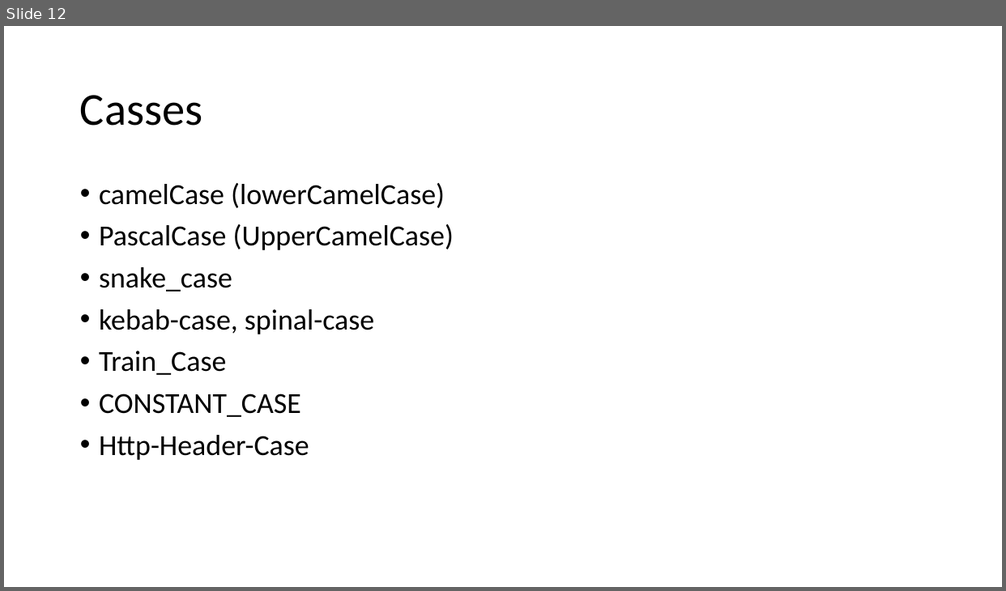
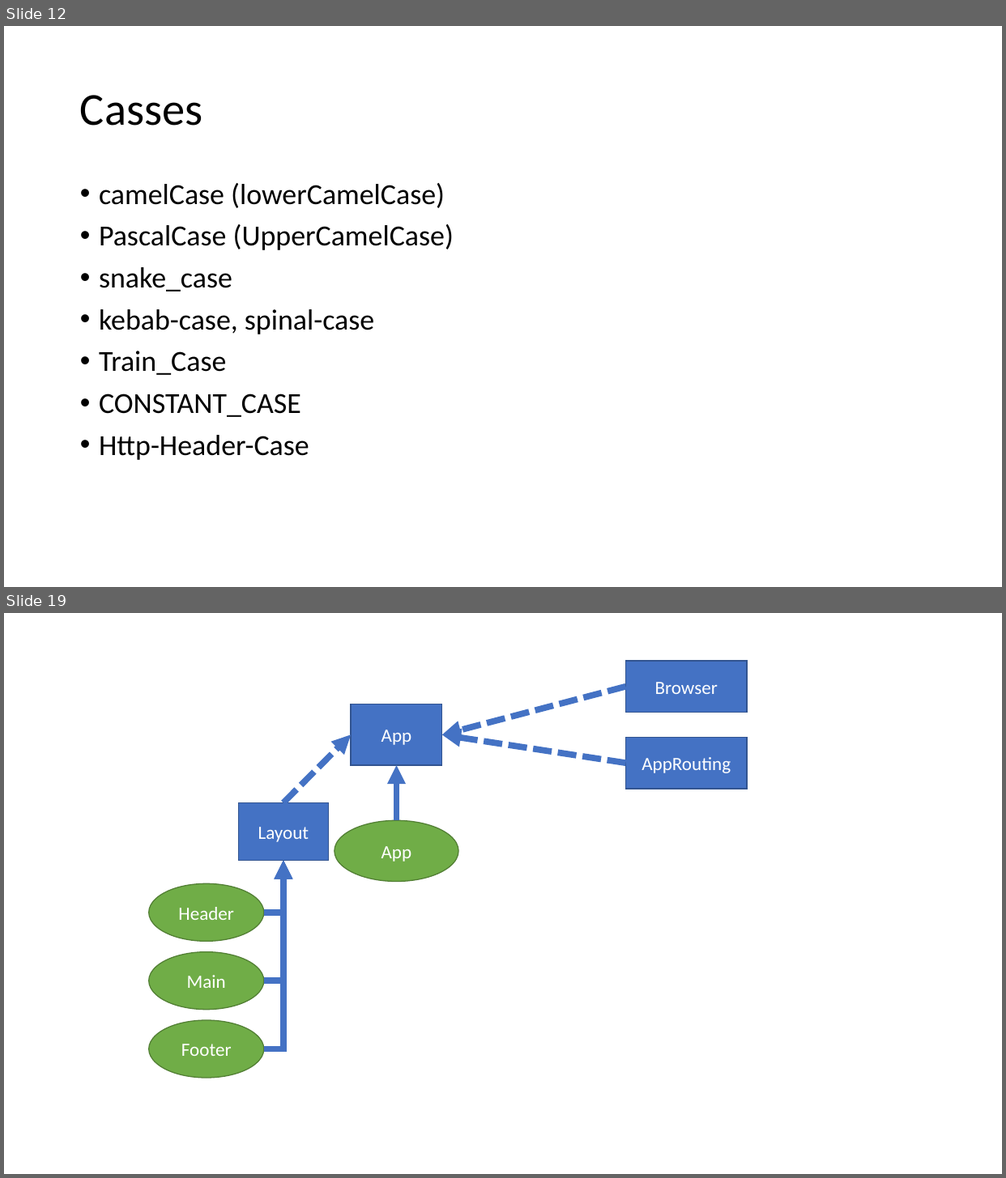
Before and after one commit to jlg-formation/agucv1-mai-2022, a slide deck: notes.pptx. Shown one above the other, each under a label of ours: slide 12 before the commit, slides 12 and 19 after it; the slides between them are not shown. The pictures are 1006x591 and 1006x1178 pixels, drawn with LibreOffice and Linux fonts; fonts in the diff are those of the drawing. Boxes give left, top, right and bottom in pixels: in the first picture for what was removed or moved away, otherwise in the second. Text is boxed around its words. In the diff, an @@ line names an element or a change of style, - is before the commit and + after.

```diff
--- a/notes.pptx
+++ b/notes.pptx
@@ slide 19 added at box(4, 613, 1002, 1174), background #FFFFFF @@
@@ rectangle added at box(626, 661, 748, 713), fill #4472C4, outline #325491 1 pt, 18 pt, text #FFFFFF @@
+Browser
@@ rectangle added at box(351, 705, 442, 765), fill #4472C4, outline #325491 1 pt, 18 pt, text #FFFFFF @@
+App
@@ arrow added from (626, 687) to (442, 735), #4472C4 6 pt dashed @@
@@ arrow added from (283, 803) to (351, 735), #4472C4 6 pt dashed @@
@@ arrow added from (626, 763) to (442, 735), #4472C4 6 pt dashed @@
@@ rectangle added at box(626, 737, 748, 789), fill #4472C4, outline #325491 1 pt, 18 pt, text #FFFFFF @@
+AppRouting
@@ arrow added from (396, 820) to (396, 766), #4472C4 6 pt @@
@@ rectangle added at box(238, 803, 329, 861), fill #4472C4, outline #325491 1 pt, 18 pt, text #FFFFFF @@
+Layout
@@ ellipse added at box(334, 820, 458, 881), fill #70AD47, outline #538035 1 pt, 18 pt, text #FFFFFF @@
+App
@@ elbow arrow added from (264, 913) to (283, 861), #4472C4 6 pt @@
@@ elbow arrow added from (264, 982) to (283, 861), #4472C4 6 pt @@
@@ elbow arrow added from (264, 1050) to (283, 861), #4472C4 6 pt @@
@@ ellipse added at box(148, 884, 264, 942), fill #70AD47, outline #538035 1 pt, 18 pt, text #FFFFFF @@
+Header
@@ ellipse added at box(148, 952, 264, 1010), fill #70AD47, outline #538035 1 pt, 18 pt, text #FFFFFF @@
+Main
@@ ellipse added at box(148, 1020, 264, 1078), fill #70AD47, outline #538035 1 pt, 18 pt, text #FFFFFF @@
+Footer
```
Also in this commit, not shown: 2 slides changed, 10 other slides added.
